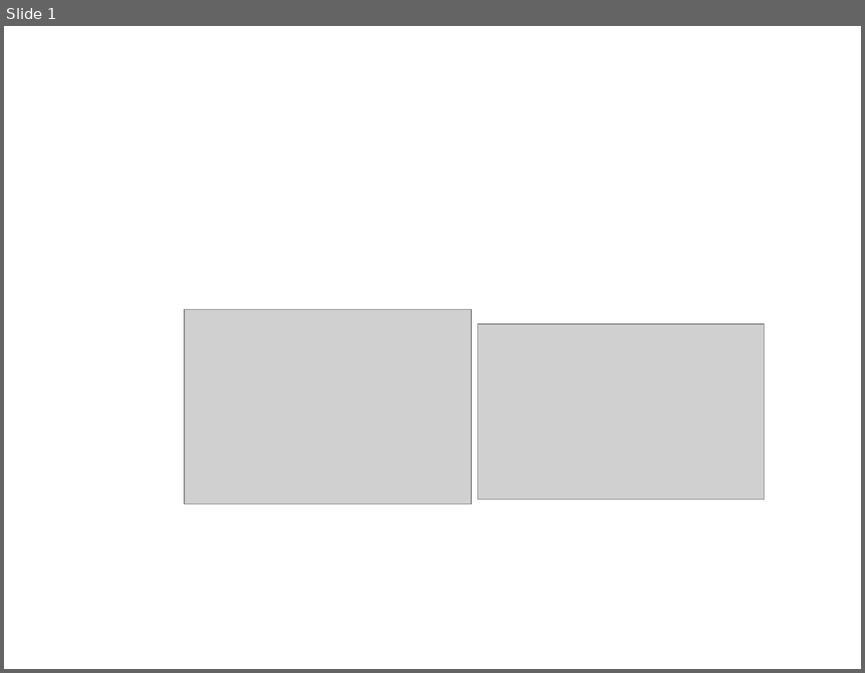
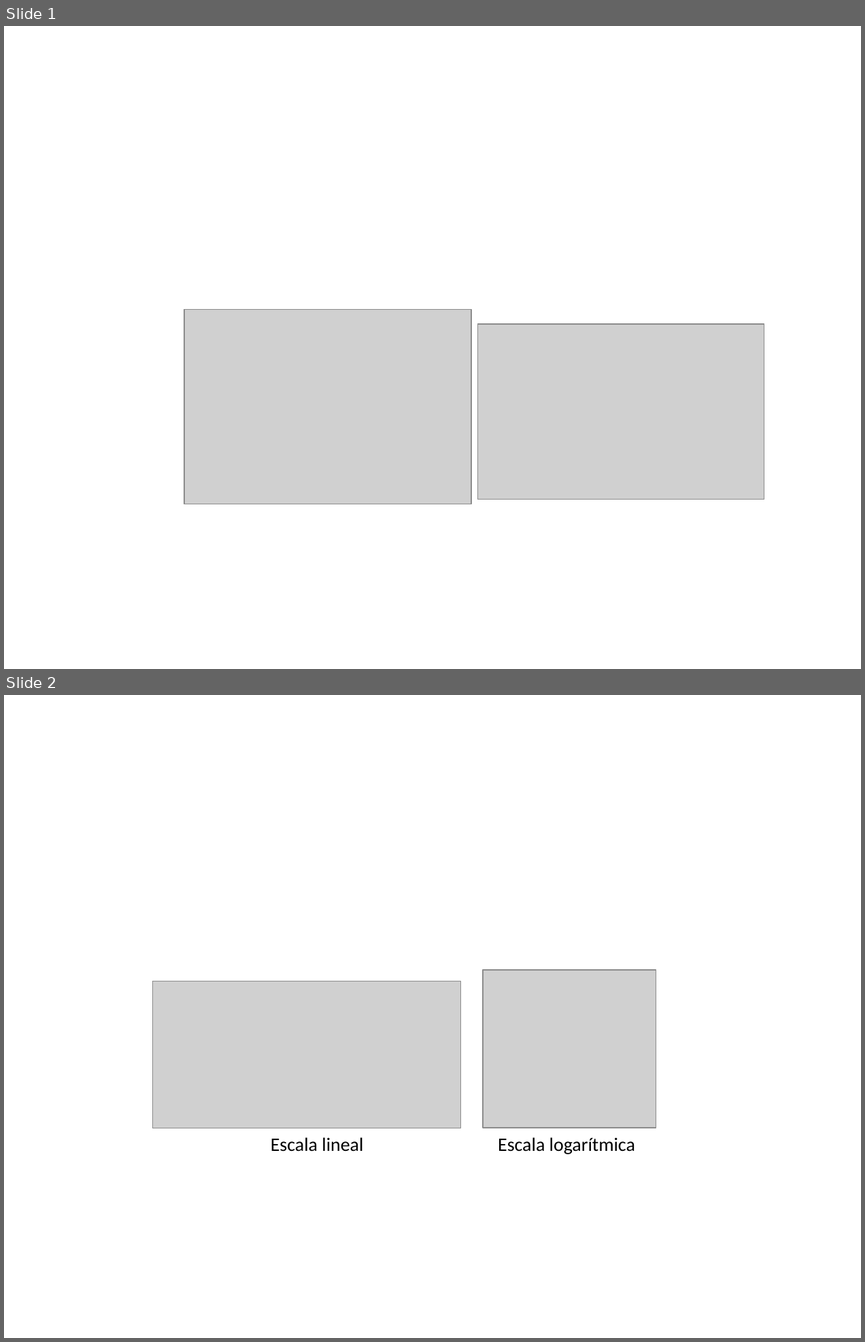
Before and after one commit to GuilleUCM/SOC, a slide deck: images/paraEsquemasYFiguras.pptx. Shown one above the other, each under a label of ours: slide 1 before the commit, slides 1 and 2 after it. The pictures are 865x673 and 865x1342 pixels, drawn with LibreOffice and Linux fonts; fonts in the diff are those of the drawing; grey boxes stand for pictures. Boxes give left, top, right and bottom in pixels: in the first picture for what was removed or moved away, otherwise in the second. Text is boxed around its words. In the diff, an @@ line names an element or a change of style, - is before the commit and + after.

```diff
--- a/images/paraEsquemasYFiguras.pptx
+++ b/images/paraEsquemasYFiguras.pptx
@@ slide 2 added at <box>4,695,861,1338</box>, background #FFFFFF @@
@@ picture added at <box>483,970,656,1127</box> @@
@@ picture added at <box>152,981,460,1127</box> @@
@@ text added at <box>271,1137,363,1151</box>, 16 pt, text #000000 @@
+Escala lineal
@@ text added at <box>498,1137,635,1154</box>, 16 pt, text #000000 @@
+Escala logarítmica
```
Also in this commit, not shown: 8 other files.
